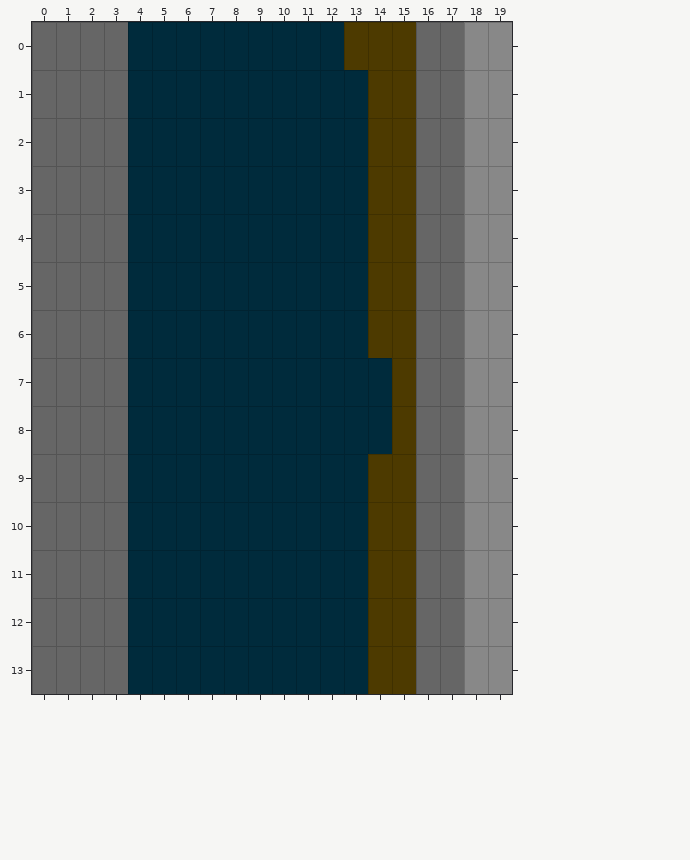
One commit to this Tiled map: tiled/hills_room_2.tmx. Above: the version before the commit.
Cells are 8x16 px. Shown: x 0..19, y 0..13.
And afterwards:
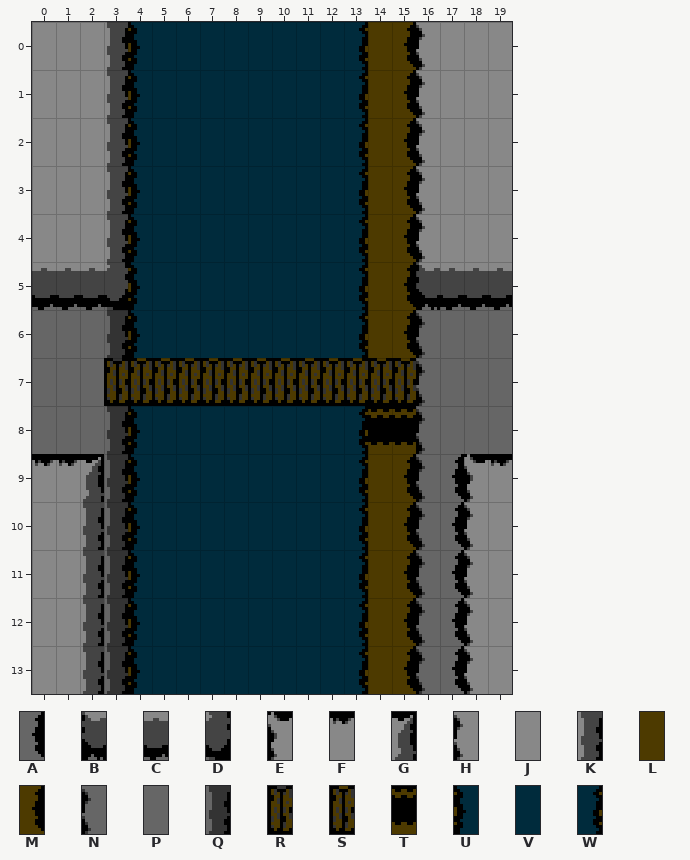
Key: from "hills_high": A 2, B 16, C 17, D 18, E 19, F 20, G 21, H 22, J 23, K 24; from "hills_ledges": L 1, M 2, N 24, P 25, Q 26, R 36, S 37, T 41; from "hills_water": U 0, V 1, W 2.
_ is an empty cell, . an unchanged one.
The edit:
--- layer "Tile Layer 1"
@@ x 0..19 @@
- 0 PPPPV........L.LPP..
- 1 PPPPV........V.LPP..
- 2 PPPPV........V.LPP..
- 3 PPPPV........V.LPP..
- 4 PPPPV........V.LPP..
- 5 PPPPV........V.LPPJJ
- 6 ...PV........V.LP.JJ
- 7 ...PVVVVVVVVVVVLP.JJ
- 8 ...PV........VVLP.JJ
- 9 PPPPV........V.LPPJJ
-10 PPPPV........V.LPPJ.
-11 PPPPV........V.LPPJ.
-12 PPPPV........V.LPPJ.
-13 PPPPV........V.LPPJ.
+ 0 JJJKU........W.MHJ..
+ 1 JJJKU........W.MHJ..
+ 2 JJJKU........W.MHJ..
+ 3 JJJKU........W.MHJ..
+ 4 JJJKU........W.MHJ..
+ 5 CCCDU........W.MBCCC
+ 6 ...QU........W.MN.PP
+ 7 ...RSSSSSSSSSSSSN.PP
+ 8 ...QU........WTTN.PP
+ 9 FFGQU........W.MNAEF
+10 JJKQU........W.MNAH.
+11 JJKQU........W.MNAH.
+12 JJKQU........W.MNAH.
+13 JJKQU........W.MNAH.
Pixel boxes of the changes (left, top, right, bottom) in both pictures:
changed: (32, 22, 512, 694)
